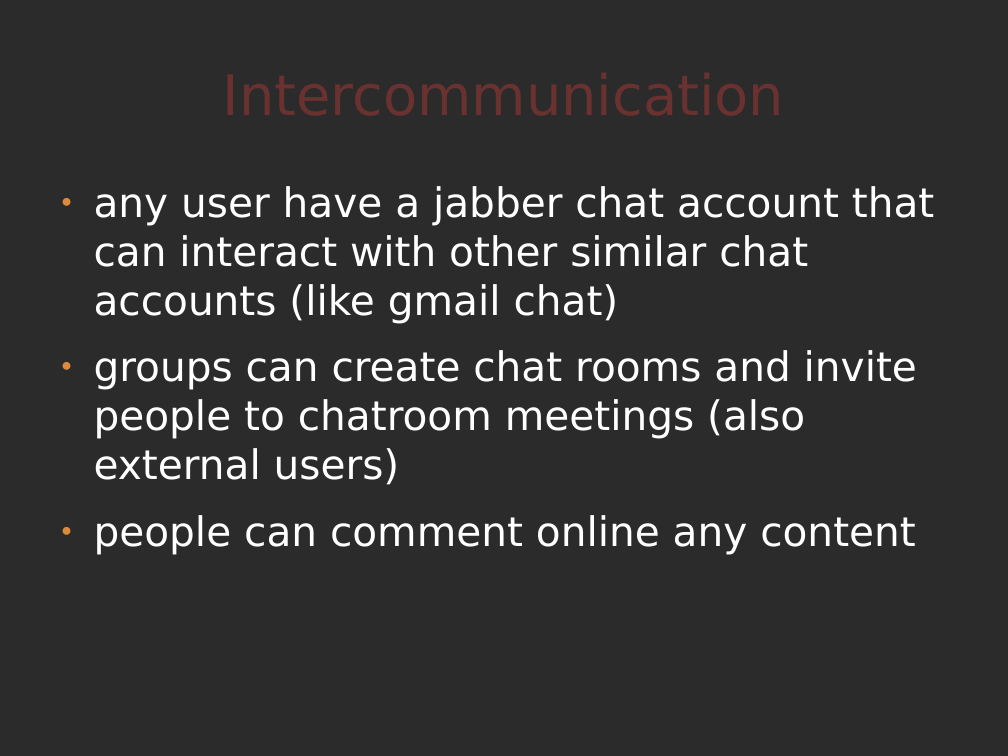
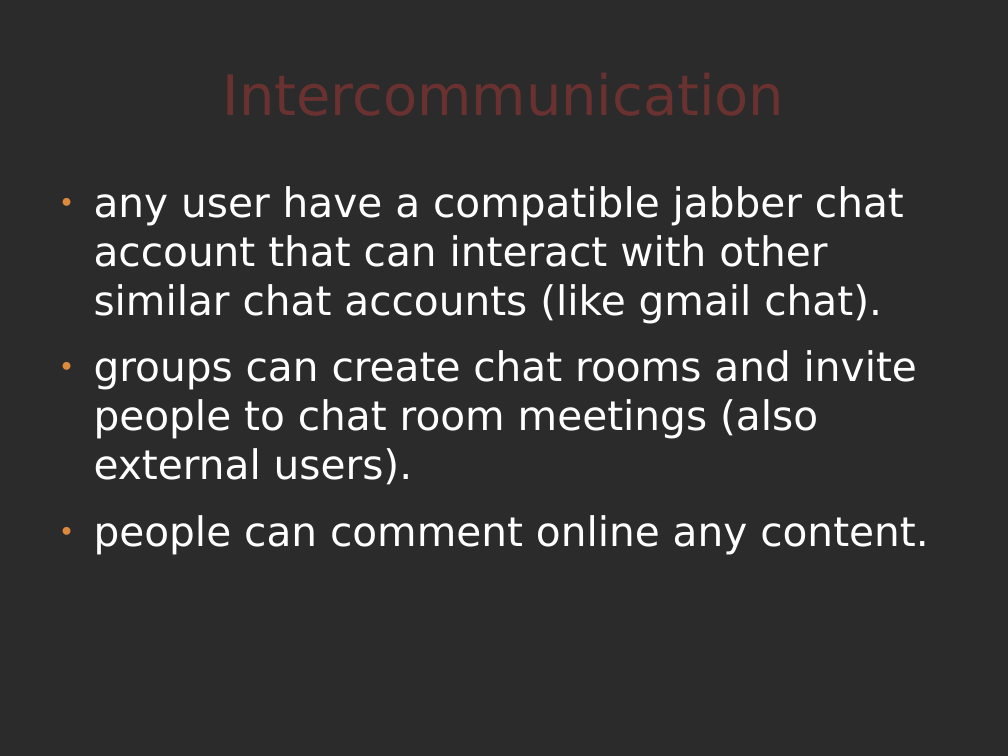
Before and after one commit to comunes/kune, a slide deck: slide 11 of doc/kune-dic-08.odp (slide 8 before the commit). Drawn at 1008x756 pixels with LibreOffice and Linux fonts; fonts in the diff are those of the drawing; background and template pictures are left out; a plain dark background stands for a picture behind light text. Boxes give left, top, right and bottom in pixels: in the first picture for what was removed or moved away, otherwise in the second. Text is boxed around its words. In the diff, an @@ line names an element or a change of style, - is before the commit and + after.

```diff
--- a/doc/kune-dic-08.odp
+++ b/doc/kune-dic-08.odp
@@ text at (x1=94, y1=186, x2=928, y2=555): text changed @@
-● any user have a jabber chat account that can interact with other similar chat accounts (like gmail chat)
-● groups can create chat rooms and invite people to chatroom meetings (also external users)
-● people can comment online any content
+● any user have a compatible jabber chat account that can interact with other similar chat accounts (like gmail chat).
+● groups can create chat rooms and invite people to chat room meetings (also external users).
+● people can comment online any content.
```
Also in this commit, not shown: 12 other slides changed, 8 slides added, 4 other files.
